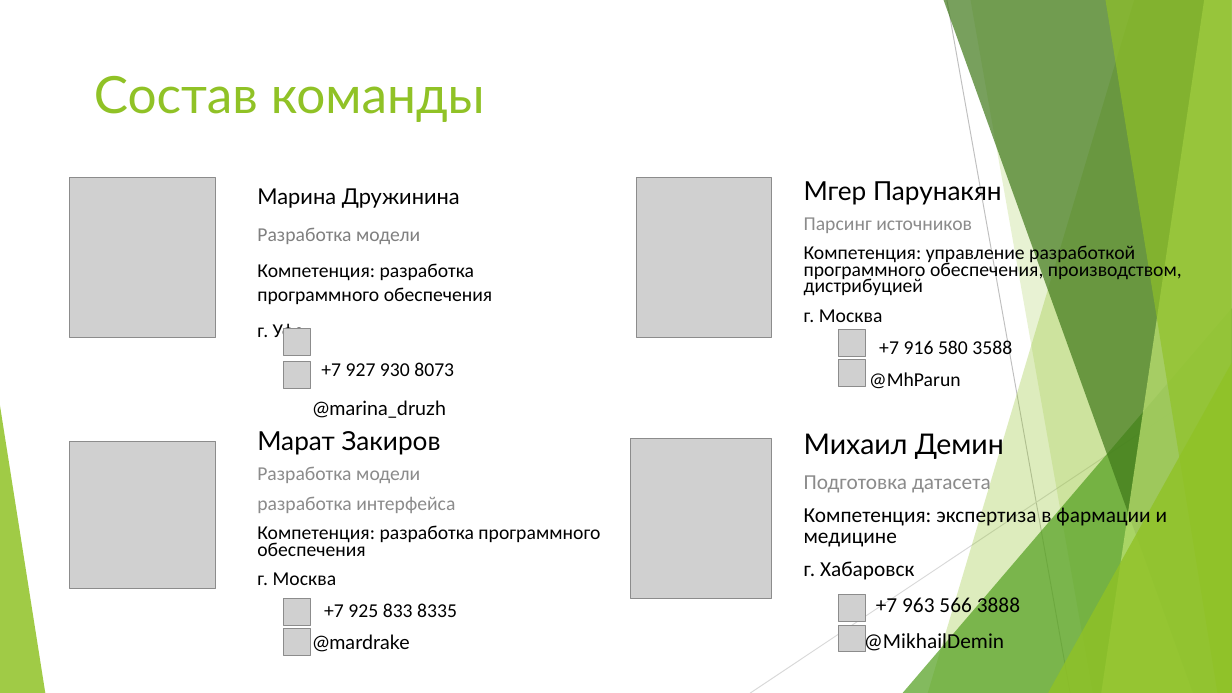
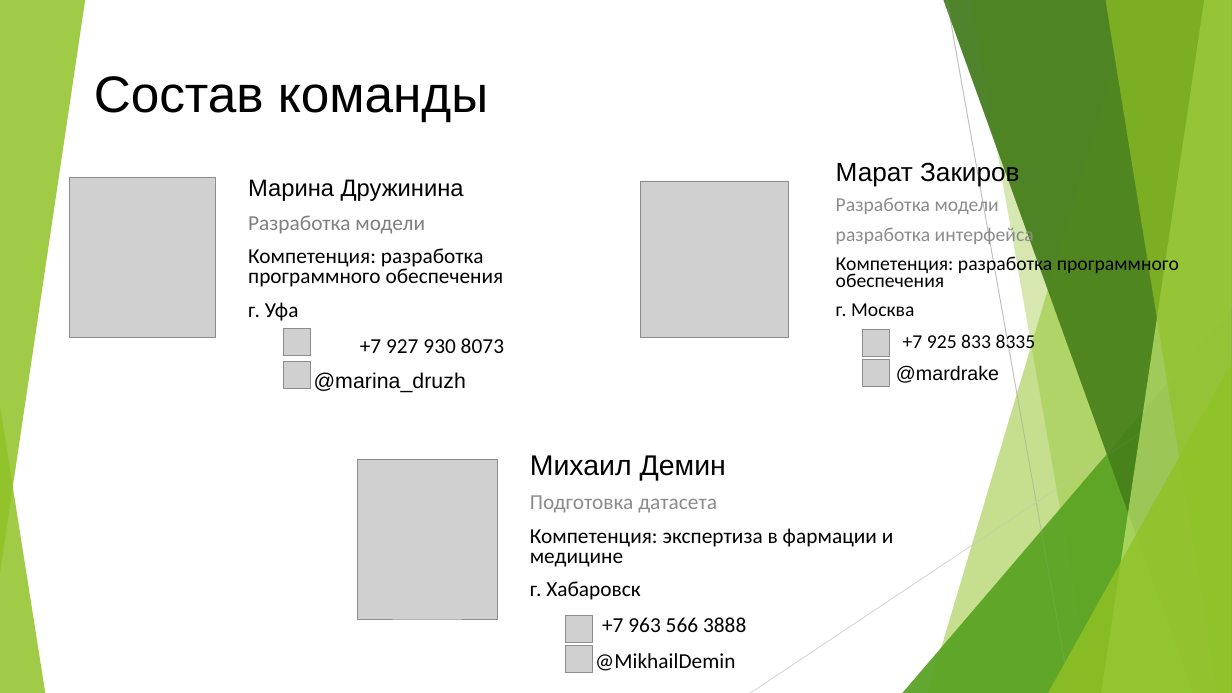
Before and after one commit to MikhailDemin/pet_projects, a slide deck: slide 2 of M4_Team_Hackathon_08_2023_MFC_SPb_case_solution/result/Prezentaciya_M4_Team.pptx. Drawn at 1232x693 pixels with LibreOffice and Linux fonts; fonts in the diff are those of the drawing; grey boxes stand for pictures. Boxes give left, top, right and bottom in pixels: in the first picture for what was removed or moved away, otherwise in the second. Text is boxed around its words. In the diff, an @@ line names an element or a change of style, - is before the commit and + after.

```diff
--- a/M4_Team_Hackathon_08_2023_MFC_SPb_case_solution/result/Prezentaciya_M4_Team.pptx
+++ b/M4_Team_Hackathon_08_2023_MFC_SPb_case_solution/result/Prezentaciya_M4_Team.pptx
@@ group added at [0, 0, 1232, 693]: 5 freeform shapes, 3 triangles @@
@@ title "Состав команды" at [94, 76, 488, 122]: font Lato to Arial, text colour #90C226 to #000000; line spacing 1 to 0.9 @@
@@ freeform shape at [944, 0, 1232, 693]: fill #3F7819 at 70% opacity to #3F7818 at 70% opacity @@
@@ freeform shape at [970, 0, 1232, 693]: outline redrawn @@
@@ freeform shape at [1102, 0, 1232, 693]: fill #C0E474 at 70% opacity to #BFE471 at 70% opacity @@
@@ text "Марина Дружинина" at [248, 179, 504, 393]: size 17 to 18.5 pt in "Марина Дружинина"; font Lato to Arial in "Марина Дружинина", "@marina_druzh"; size 15.3 to 16.6 pt in "Разработка модели", "Компетенция: разработка программного обеспечения", "г. Уфа", "+7 927 930 8073" and 1 more places; line spacing 1 to 0.8 @@
@@ text removed at [804, 177, 1182, 389] @@
-Мгер Парунакян
-Парсинг источников
-Компетенция: управление разработкой программного обеспечения, производством, дистрибуцией
-г. Москва
-+7 916 580 3588
-@MhParun
@@ text "Марат Закиров": place and size @@
-text "Марат Закиров" at [257, 431, 600, 652]
+text "Марат Закиров" at [836, 160, 1179, 383]
@@ text at [836, 160, 1019, 383]: font Lato to Arial in "Марат Закиров", "@mardrake" @@
@@ picture: place and size @@
-picture at [637, 178, 771, 338]
+picture at [640, 181, 789, 338]
@@ picture added at [862, 329, 889, 356] @@
@@ picture removed at [839, 330, 866, 357] @@
@@ line (1232, 372) - (750, 693): stroke #D9D9D9 0.75 pt to #D8D8D8 0.75 pt @@
@@ picture removed at [839, 360, 866, 386] @@
@@ picture added at [862, 360, 889, 386] @@
@@ picture removed at [70, 441, 216, 589] @@
@@ text "Михаил Демин": place and size @@
-text "Михаил Демин" at [804, 433, 1168, 654]
+text "Михаил Демин" at [530, 455, 894, 671]
@@ picture removed at [631, 439, 772, 599] @@
@@ picture added at [358, 459, 498, 619] @@
@@ text at [530, 455, 726, 480]: font Lato to Arial in "Михаил Демин" @@
@@ picture removed at [284, 598, 311, 625] @@
@@ picture removed at [839, 595, 866, 622] @@
@@ picture removed at [284, 628, 311, 655] @@
@@ picture added at [566, 616, 592, 642] @@
@@ picture removed at [839, 625, 866, 652] @@
@@ picture added at [566, 646, 592, 673] @@
```
Also in this commit, not shown: 3 other slides changed, 6 slides added, 7 slides removed, 13 other files.
